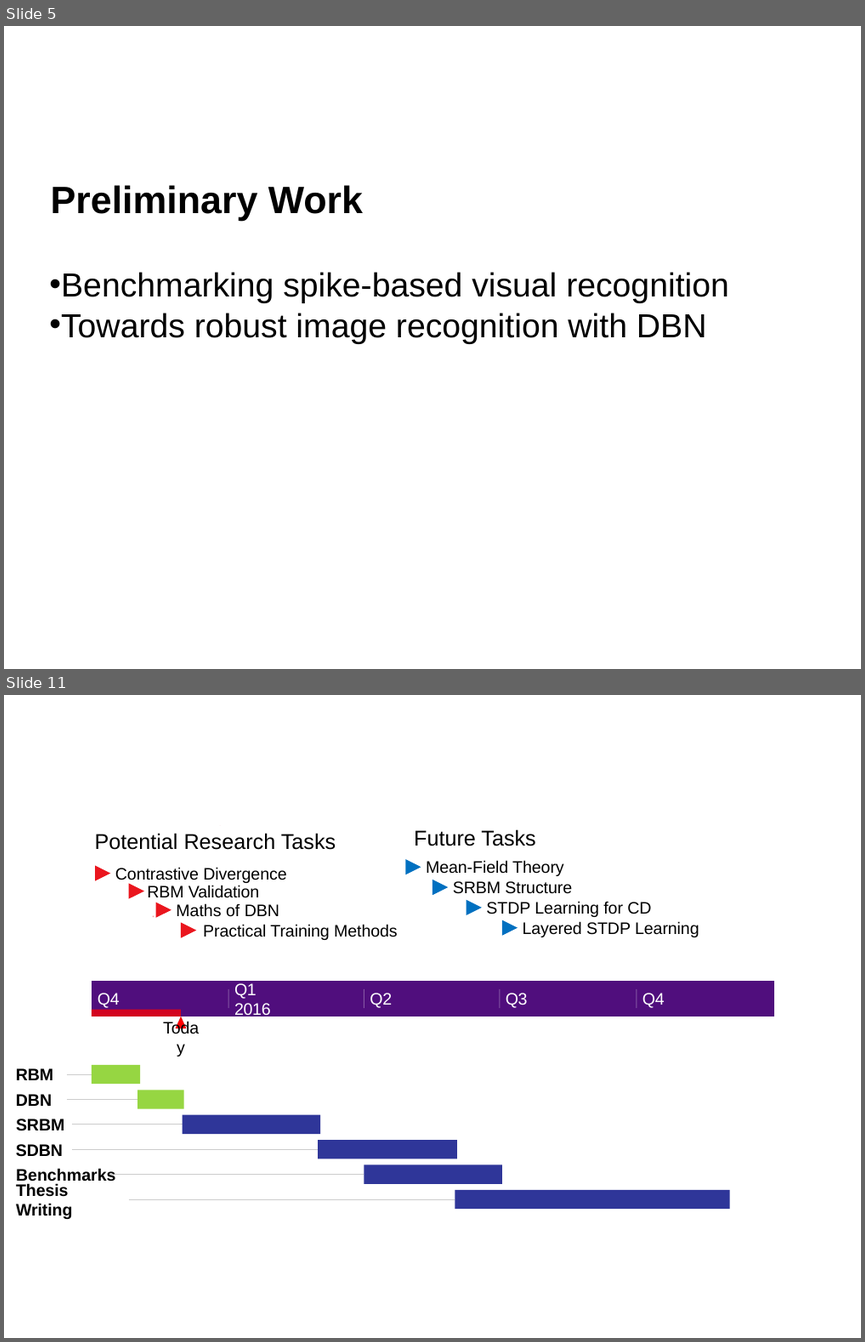
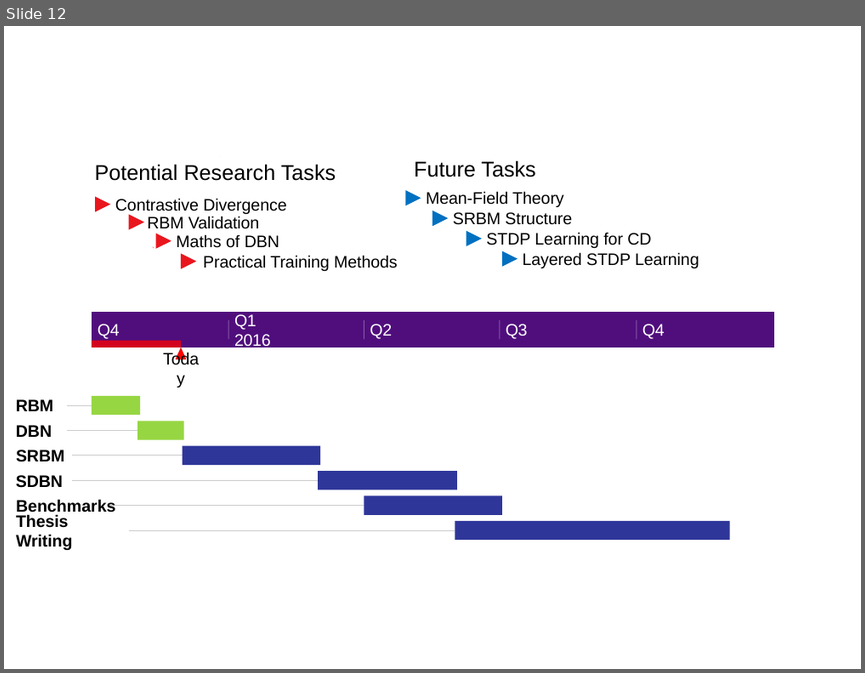
Before and after one commit to qian-liu/2nd_year_short_report, a slide deck: 2nd_year_int.pptx. Shown one above the other, each under a label of ours: slides 5 and 11 before the commit, slide 12 after it; the slides between them are not shown. The pictures are 865x1342 and 865x673 pixels, drawn with LibreOffice and Linux fonts; fonts in the diff are those of the drawing; background and template pictures are left out. Boxes give left, top, right and bottom in pixels: in the first picture for what was removed or moved away, otherwise in the second. Text is boxed around its words. In the diff, an @@ line names an element or a change of style, - is before the commit and + after.

```diff
--- a/2nd_year_int.pptx
+++ b/2nd_year_int.pptx
@@ slide 5 removed at box(4, 26, 861, 669), background #FFFFFF @@
@@ text removed at box(51, 185, 363, 221) @@
-Preliminary Work
@@ text removed at box(49, 272, 729, 344) @@
-• Benchmarking spike-based visual recognition
-• Towards robust image recognition with DBN
@@ what was slide 11 is now slide 12 @@
```
Also in this commit, not shown: 3 slides changed, 8 slides added, 6 other slides removed, 4 other files.
